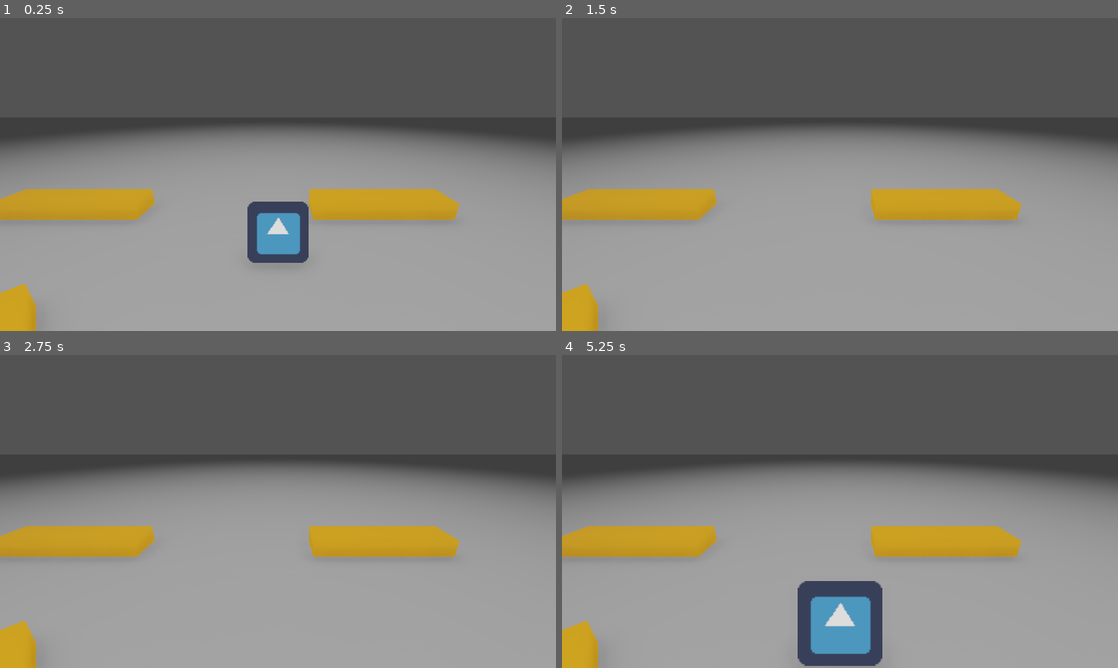
Above: before the commit, frames 1-4 (two rows, left to right).
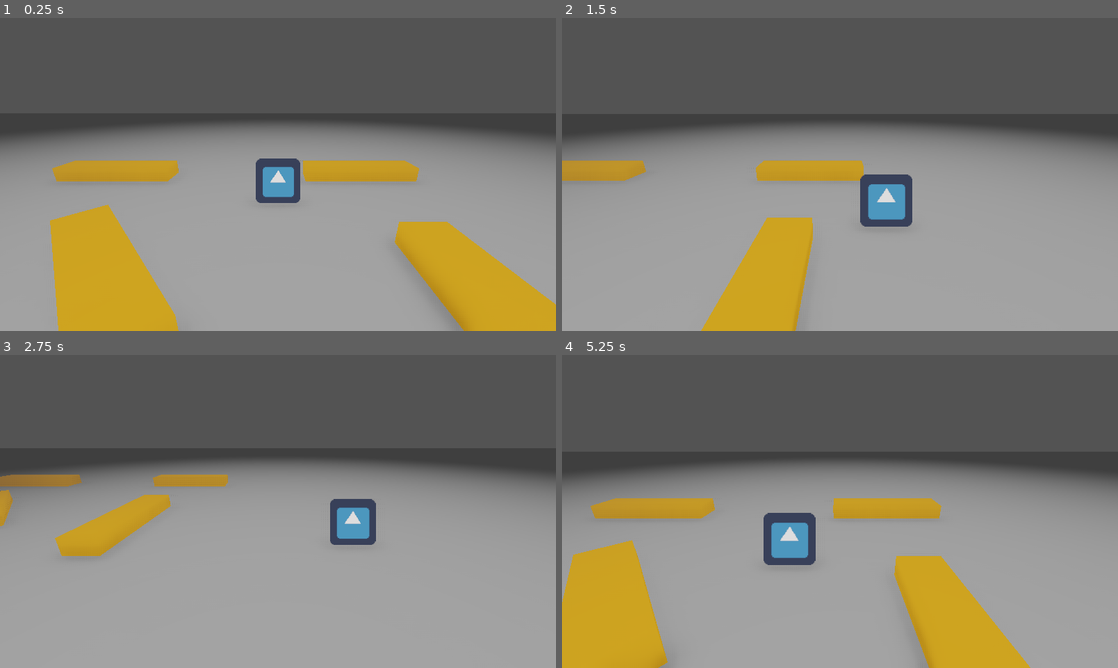
Above: after the commit, the same moments.

Repository: sundowns/github-gameoff-2021
Game: Godot game, scene res://Game.tscn
The game is run twice, just before and just after one commit, with the same random seed, the same clock (stepped at 60 frames per second) and the same inputs. The engine's default icon, where the game draws it, is replaced by a stand-in: a white triangle on a blue panel in a dark square.
Inputs:
- Up to frame 1 (0.25 s): no input
- Up to frame 2 (1.5 s): tap Enter at 0.5 s; hold Right (ui_right) 0.53-1.28 s; tap Space (jump) at 0.77 s; hold Down (ui_down) from 1.28 s (still down)
- Up to frame 3 (2.75 s): tap Space (jump) at 1.52 s; release Down (ui_down) at 2.03 s; hold Right (ui_right) from 2.03 s (still down)
- Up to frame 4 (5.25 s): release Right (ui_right) at 2.78 s; hold Up (ui_up) 2.78-3.53 s; tap Space (jump) at 3.02, 3.77, 4.52 s; hold Left (ui_left) 3.53-5.03 s; hold Down (ui_down) from 5.03 s (still down)

The runs differ from the first frame. In frame 1, 24% of the frame differs, in the area x 0-100%, y 44-100%; in frame 2, 14%; in frame 3, 7.7%; in frame 4, 23%.

Commit message:
camera following player

Diff:
--- a/Camera.gd
+++ b/Camera.gd
@@ -3,16 +3,17 @@
 # Extended from https://github.com/AhmedHamdi1234/Smooth-Camera-Follow-Godot-Demo/blob/main/Scripts/Camera_Follow.gd
 
 export var follow_target_path: NodePath = "Player"
-onready var target: Object = get_parent().get_node(follow_target_path)
+onready var target: Node
 export var smooth_speed: float
 export var offset: Vector3
+
+func _ready():
+	set_follow_target(get_node(follow_target_path))
 
 func set_follow_target(_target: Node):
 	target = _target
 
 # Called every frame. 'delta' is the elapsed time since the previous frame.
 func _physics_process(delta: float) -> void:
-	print('?')
 	if(target != null):
-		print('move')
-		self.translation = lerp(self.translation, target.translation + offset, smooth_speed * delta)
+		global_transform.origin = lerp(global_transform.origin, target.global_transform.origin + offset, smooth_speed * delta)
--- a/Game.tscn
+++ b/Game.tscn
@@ -20,11 +20,12 @@
 environment = ExtResource( 3 )
 
 [node name="Camera" type="Camera" parent="."]
-transform = Transform( 1, 0, 0, 0, 0.939693, 0.34202, 0, -0.34202, 0.939693, 0, 3.366, 4 )
+transform = Transform( 1, 0, 0, 0, 0.939693, 0.34202, 0, -0.34202, 0.939693, 0, 3, 6 )
 current = true
 script = ExtResource( 4 )
 follow_target_path = NodePath("../Player")
-smooth_speed = 5.0
+smooth_speed = 3.0
+offset = Vector3( 0, 3, 6 )
 
 [node name="Player" parent="." instance=ExtResource( 1 )]
 
--- a/player/Player.gd
+++ b/player/Player.gd
@@ -11,6 +11,7 @@
 var velocity_y := 0.0
 
 func _physics_process(delta: float) -> void:
+	var start_position := global_transform.origin
 	var direction_ground := Vector3(
 		Input.get_action_strength("ui_right") - Input.get_action_strength("ui_left"),
 		Input.get_action_strength("ui_down") - Input.get_action_strength("ui_up"), 0).normalized()
